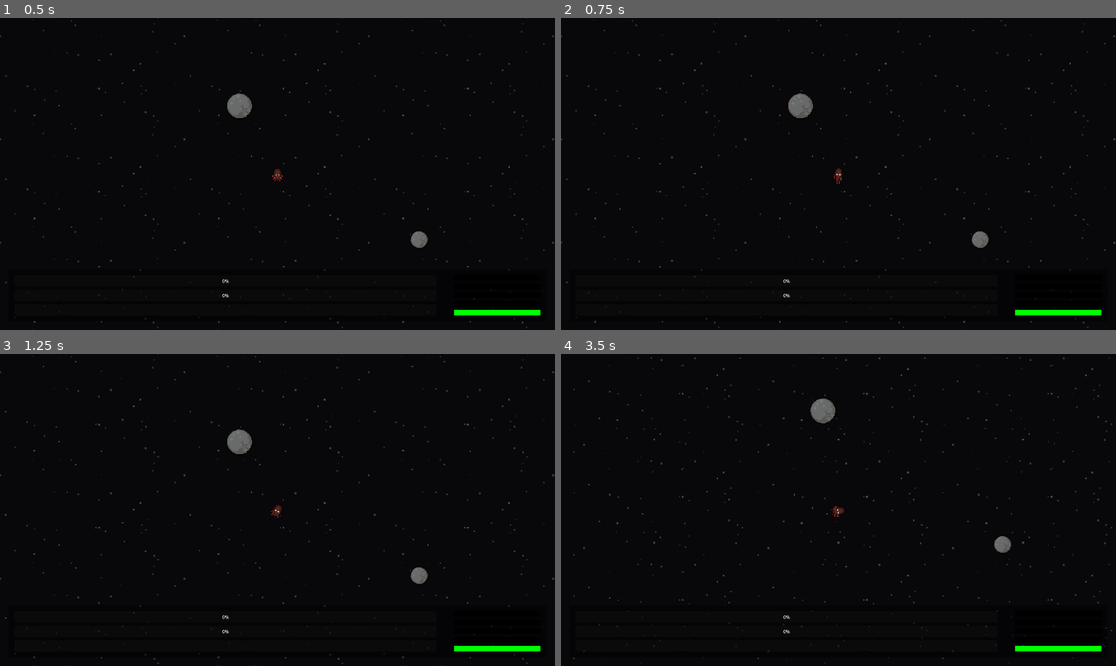
Above: before the commit, frames 1-4 (two rows, left to right).
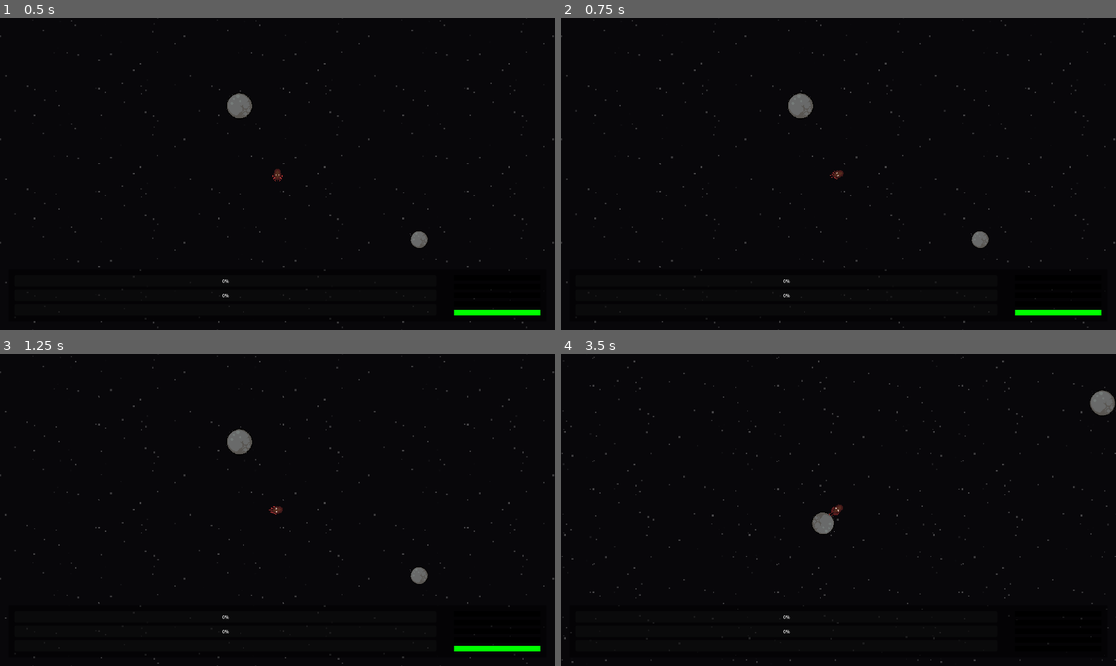
Above: after the commit, the same moments.

Repository: Erica-99/TinyWorld
Game: Godot game, scene res://scenes/star_map.tscn
The game is run twice, just before and just after one commit, with the same random seed, the same clock (stepped at 60 frames per second) and the same inputs. The project has no main scene, so this scene is started directly.
Inputs (mouse positions are in pixels of both pictures, inside the frame that each line leads up to):
- Up to frame 1 (0.5 s): no input
- Up to frame 2 (0.75 s): tap Enter at 0.5 s; move the mouse to (960, 158) at 0.52 s; press the mouse at (960, 158) at 0.53 s; hold D (Right) from 0.53 s (still down)
- Up to frame 3 (1.25 s): keep holding D (Right)
- Up to frame 4 (3.5 s): tap Space (Landing Mode) at 1.25 s; move the mouse to (727, 525) at 1.27 s; release D (Right) at 1.28 s; release the mouse at (727, 525) at 1.28 s; hold S (Reverse) 1.28-2.03 s; tap Shift (Fire Dampers) at 1.35 s; click (727, 525) at 1.55 s; move the mouse to (894, 441) at 2.02 s; hold D (Right) 2.03-2.78 s; hold Space (Landing Mode) 2.03-2.78 s; click (894, 441) at 2.3 s; move the mouse to (810, 572) at 2.77 s; hold W (Forward) from 2.78 s (still down); click (810, 572) at 2.85 s

Frame 1 is identical in both runs. In frame 2, less than 0.1% of the frame differs, in the area x 48-51%, y 48-54%; in frame 3, less than 0.1%; in frame 4, 2.1%, in the area x 0-100%, y 0-100%.

Commit message:
Implement surge movement

Diff:
--- a/project.godot
+++ b/project.godot
@@ -57,7 +57,7 @@
 }
 Surge={
 "deadzone": 0.2,
-"events": [Object(InputEventMouseButton,"resource_local_to_s …(137 unchanged characters)… lse,"button_mask":1,"position":Vector2(132, 15),"global_position":Vector2(141, 63),"factor":1.0,"button_index":1,"can …(63 unchanged characters)…
+"events": [Object(InputEventMouseButton,"resource_local_to_s …(137 unchanged characters)… lse,"button_mask":1,"position":Vector2(185, 15),"global_position":Vector2(194, 63),"factor":1.0,"button_index":1,"can …(63 unchanged characters)…
 ]
 }
 
--- a/scenes/ship.tscn
+++ b/scenes/ship.tscn
@@ -49,6 +49,7 @@
 script = ExtResource("1_2gnfn")
 turning_torque = 4000.0
 linear_damper_strength = 3.0
+surge_strength = 7000.0
 
 [node name="Inventory" type="Node2D" parent="." unique_id=244974306]
 script = ExtResource("6_7j21i")
--- a/scenes/star_map.tscn
+++ b/scenes/star_map.tscn
@@ -248,6 +248,7 @@
 offset_bottom = 7.0
 grow_horizontal = 2
 grow_vertical = 2
+mouse_filter = 1
 
 [node name="LandingPopup" parent="UI/UI Control" unique_id=1706348881 instance=ExtResource("5_fevf7")]
 visible = false
@@ -274,6 +275,7 @@
 anchor_bottom = 1.0
 grow_horizontal = 2
 grow_vertical = 2
+mouse_filter = 1
 
 [node name="MarginContainer" type="MarginContainer" parent="UI/HUD" unique_id=506357438]
 layout_mode = 1
--- a/scripts/ship_movement.gd
+++ b/scripts/ship_movement.gd
@@ -4,6 +4,7 @@
 @export var turning_torque: float = 10
 @export var linear_damper_strength: float = 5
 @export var angular_damper_strength: float = 5
+@export var surge_strength: float = 2000
 
 var ready_to_land: bool = false
 
@@ -17,26 +18,28 @@
 
 # Called every frame. 'delta' is the elapsed time since the previous frame.
 func _process(delta: float) -> void:
-	# Check if there are any nearby planets
-	if actor.nearby_planets.size() > 0:
-		# Check if conditions met to ready landing
-		var nearest_planet = actor.get_nearest_planet()
-		if (actor.get_distance_to_planet_surface(nearest_planet) < actor.max_range_for_landing
-		and actor.linear_velocity.length() < actor.max_velocity_for_landing):
-			actor.set_ready_to_land()
+	if surge_status == ENUMS.SurgeStatus.NONE:
+		# Check if there are any nearby planets
+		if actor.nearby_planets.size() > 0:
+			# Check if conditions met to ready landing
+			var nearest_planet = actor.get_nearest_planet()
+			if (actor.get_distance_to_planet_surface(nearest_planet) < actor.max_range_for_landing
+			and actor.linear_velocity.length() < actor.max_velocity_for_landing):
+				actor.set_ready_to_land()
+			else:
+				actor.enter_default_mode()
 		else:
 			actor.enter_default_mode()
-	else:
-		actor.enter_default_mode()
 
 
 func _physics_process(delta: float) -> void:
-	match actor.movement_mode:
-		ENUMS.PlayerMovementMode.DEFAULT:
+	match surge_status:
+		ENUMS.SurgeStatus.NONE:
 			process_movement(delta)
-		ENUMS.PlayerMovementMode.READY_TO_LAND:
-			process_movement(delta)
-
+		ENUMS.SurgeStatus.AIMING:
+			aim_surge()
+		ENUMS.SurgeStatus.FLYING:
+			cruise_surge()
 
 
 ## Processes input and moves the ship in normal mode
@@ -54,25 +57,44 @@
 
 
 func aim_surge() -> void:
-	actor.linear_damp = 10
-	actor.angular_damp = 1
-
 	var mouse_pos = get_global_mouse_position()
 	var target_angle = actor.global_position.angle_to_point(mouse_pos)
-	var angle_diff = wrapf(target_angle - actor.rotation - PI/2, -PI, PI)
-	actor.apply_torque(angle_diff * 5000)
-	pass
+	var angle_diff = wrapf(target_angle - actor.rotation + PI/2, -PI, PI)
+	actor.apply_torque(angle_diff * 200000)
 
 func fire_surge() -> void:
 	# Code to fire impulse
+	actor.linear_damp = 2
+	actor.angular_damp = 10
+
+	var surge_direction_vector = (get_global_mouse_position() - actor.global_position).normalized()
+	actor.apply_impulse(surge_direction_vector * surge_strength, Vector2.ZERO)
 
 	actor.inventory.use_surge()
-	pass
+	surge_status = ENUMS.SurgeStatus.FLYING
 
 func cruise_surge() -> void:
 	# Lock up input for a second or so after surging or until you hit something
+	if actor.linear_velocity.length() < 300:
+		return_to_no_surge()
 
-	pass
+
+func set_surge_aiming() -> void:
+	actor.linear_damp = 10
+	actor.angular_damp = 10
+
+	actor.sprites.play("Idle")
+
+	surge_status = ENUMS.SurgeStatus.AIMING
+
+
+func return_to_no_surge() -> void:
+	actor.linear_damp = 0
+	actor.angular_damp = 2
+
+	actor.sprites.play("Flying")
+
+	surge_status = ENUMS.SurgeStatus.NONE
 
 
 ## One-off inputs (dampers, landing mode)
@@ -89,9 +111,8 @@
 
 	if event.is_action_pressed("Surge"):
 		if actor.inventory.ready_surges:
-			surge_status = ENUMS.SurgeStatus.AIMING
+			set_surge_aiming()
 
-
-	if event.is_action_pressed("Surge"):
+	if event.is_action_released("Surge"):
 		if surge_status == ENUMS.SurgeStatus.AIMING:
 			fire_surge()
